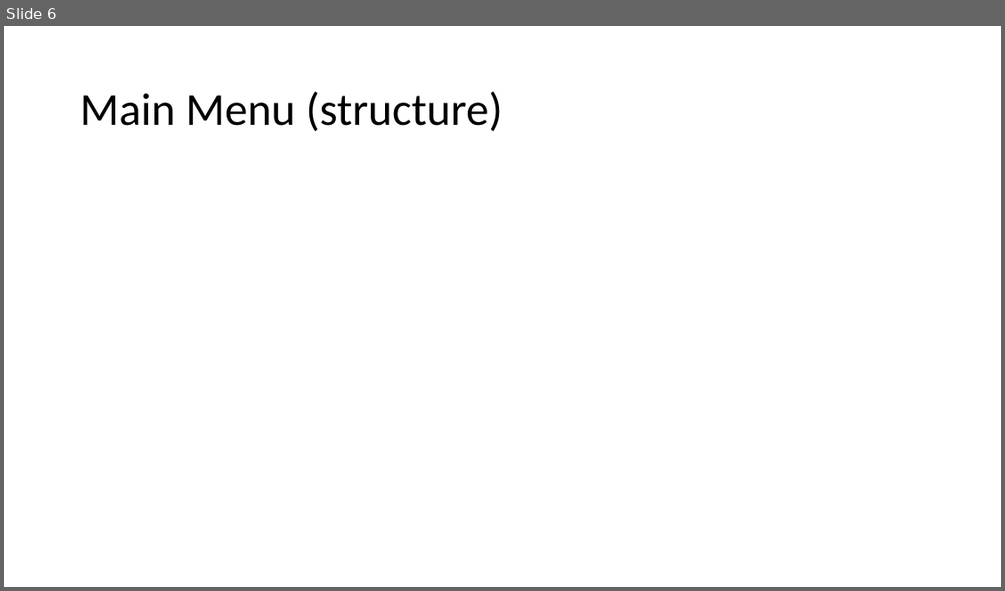
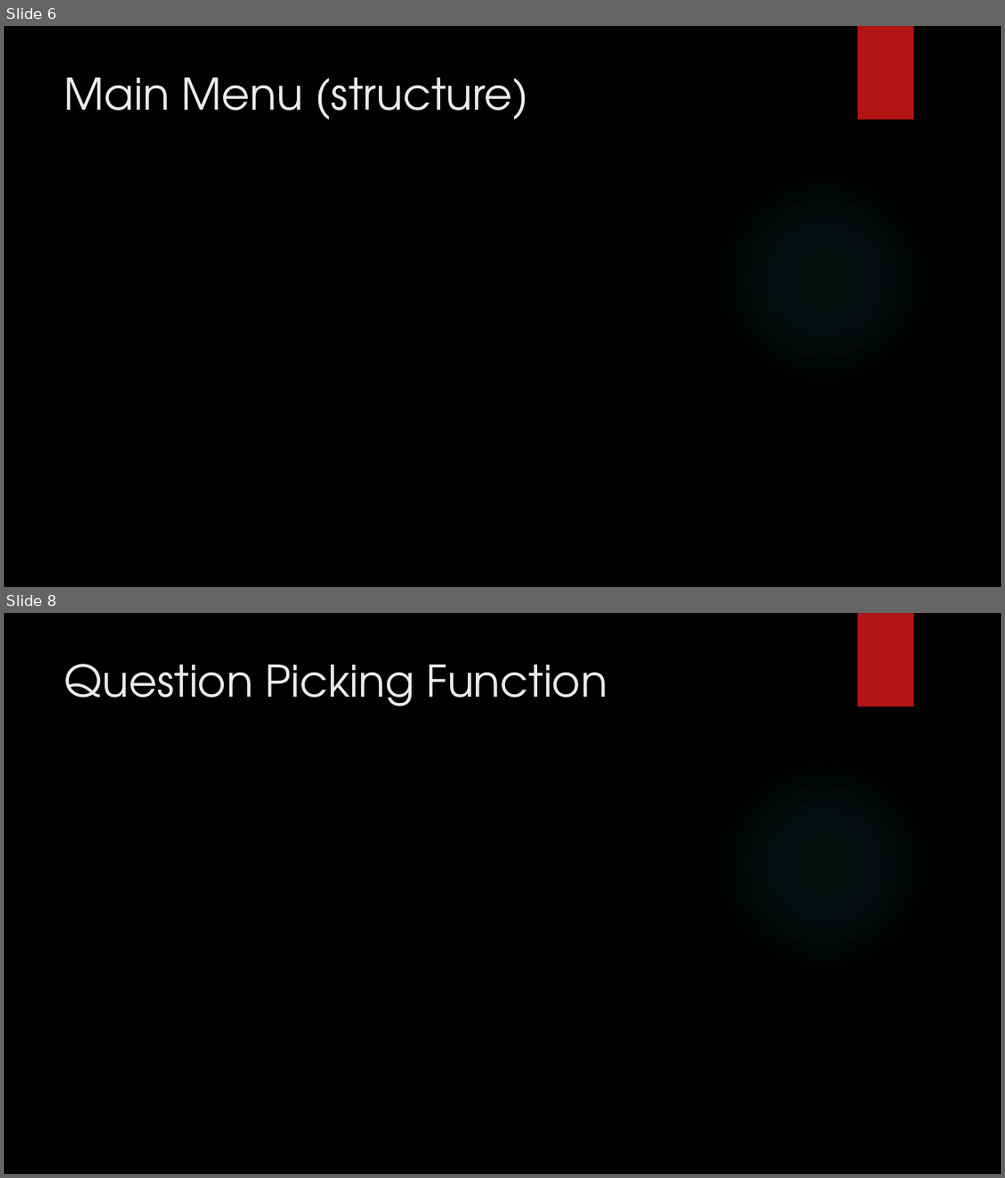
Before and after one commit to csmfduro/salaries, a slide deck: Computer Science Workshop Presentation.pptx. Shown one above the other, each under a label of ours: slide 6 before the commit, slides 6 and 8 after it; the slides between them are not shown. The pictures are 1005x591 and 1005x1178 pixels, drawn with LibreOffice and Linux fonts; fonts in the diff are those of the drawing; background and template pictures are left out. Boxes give left, top, right and bottom in pixels: in the first picture for what was removed or moved away, otherwise in the second. Text is boxed around its words. In the diff, an @@ line names an element or a change of style, - is before the commit and + after.

```diff
--- a/Computer Science Workshop Presentation.pptx
+++ b/Computer Science Workshop Presentation.pptx
@@ slide 8 added at <box>4,613,1001,1174</box>, background picture (left out); not listed: 2 template elements that a slide beside it also shows @@
@@ title added at <box>65,664,607,706</box>, 42 pt, text #EBEBEB @@
+Question Picking Function
@@ slide 6 changed as well @@
@@ background #FFFFFF to picture (left out) @@
@@ rectangle added at <box>858,26,914,119</box>, fill #B01513 @@
@@ title "Main Menu (structure)": place and size @@
-title "Main Menu (structure)" at <box>80,91,502,131</box>
+title "Main Menu (structure)" at <box>65,77,529,119</box>
@@ title "Main Menu (structure)" at <box>65,77,529,119</box>: size 44 to 42 pt, font Calibri to TeX Gyre Adventor, text colour #000000 to #EBEBEB; line spacing 0.9 to 1; vertical alignment middle to top @@
@@ ellipse added at <box>708,163,938,394</box>, fill gradient #50B9C1 @@
```
Also in this commit, not shown: 11 other slides changed, 5 other slides added, 5 slides removed.
